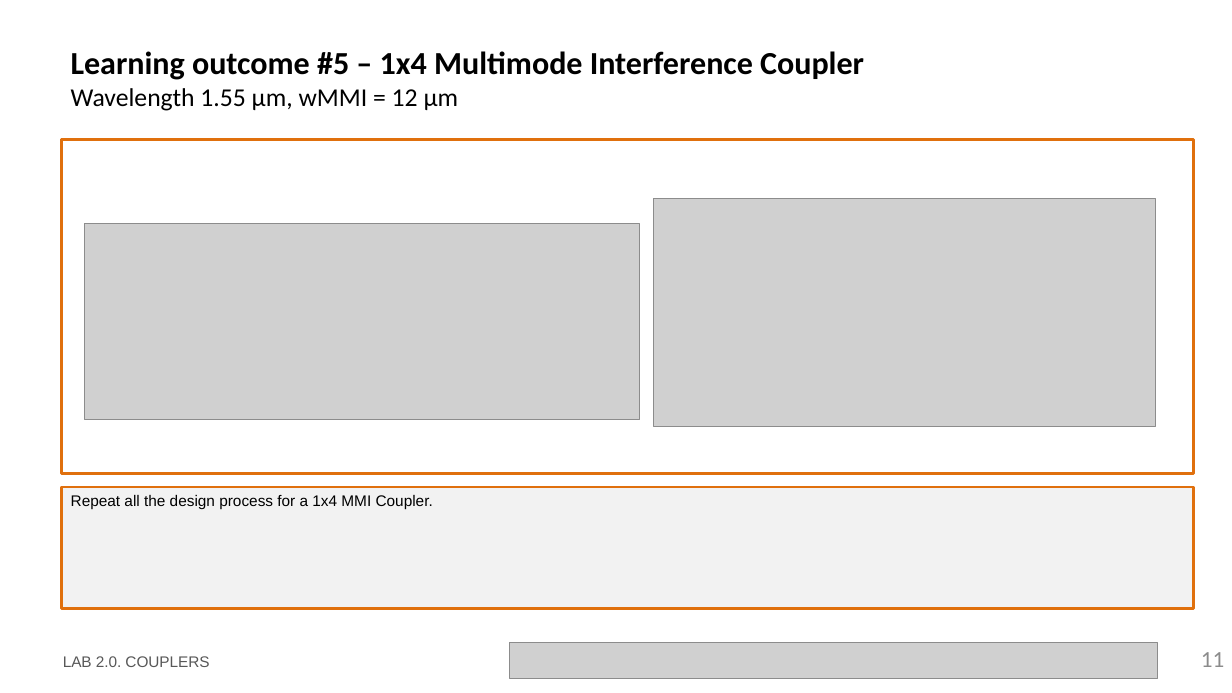
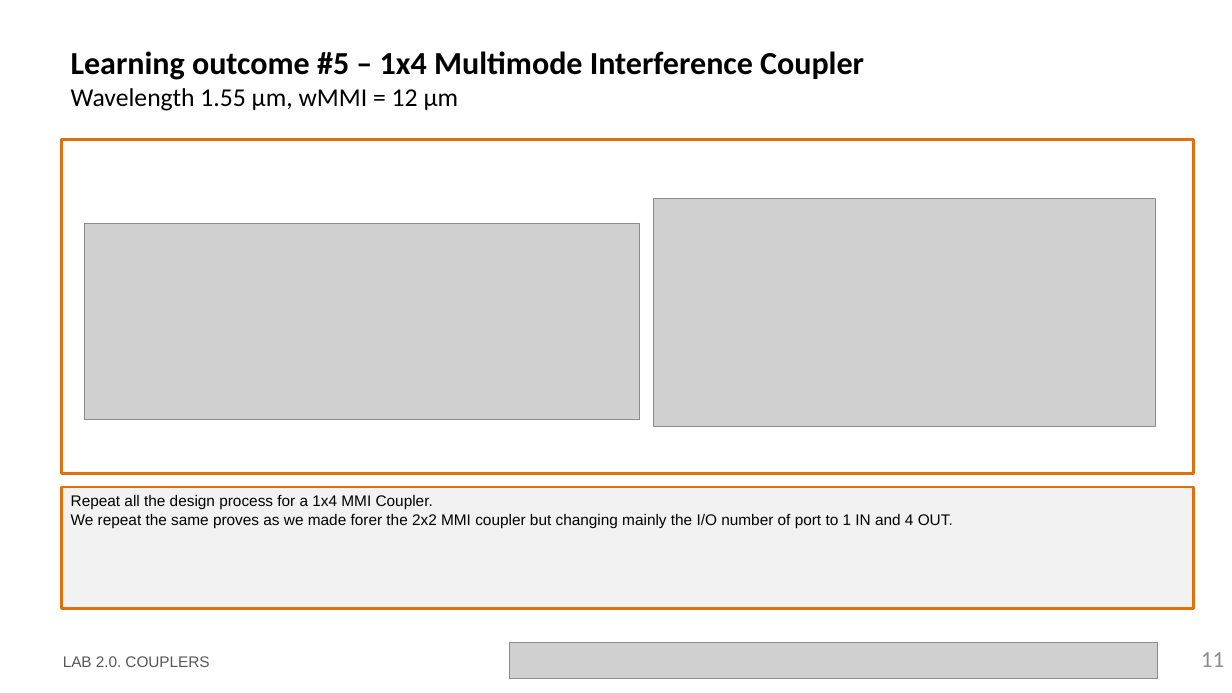
Before and after one commit to SergioC-upv/pic-upv-lab2, a slide deck: slide 11 of LabBook_20.pptx. Drawn at 1232x693 pixels with LibreOffice and Linux fonts; fonts in the diff are those of the drawing; grey boxes stand for pictures; background and template pictures are left out. Boxes give left, top, right and bottom in pixels: in the first picture for what was removed or moved away, otherwise in the second. Text is boxed around its words. In the diff, an @@ line names an element or a change of style, - is before the commit and + after.

```diff
--- a/LabBook_20.pptx
+++ b/LabBook_20.pptx
@@ text in rectangle at [71, 514, 953, 528]: paragraph added @@
+We repeat the same proves as we made forer the 2x2 MMI coupler but changing mainly the I/O number of port to 1 IN and 4 OUT.
```
Also in this commit, not shown: 11 other slides changed.
